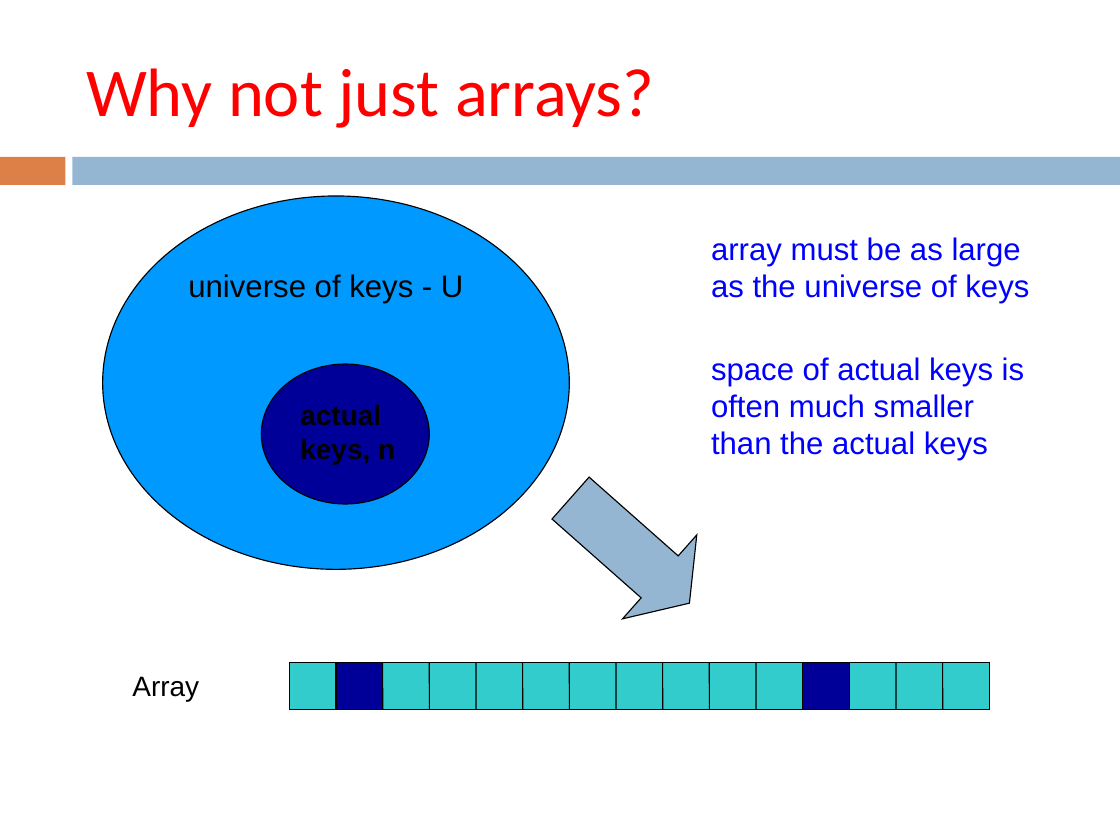
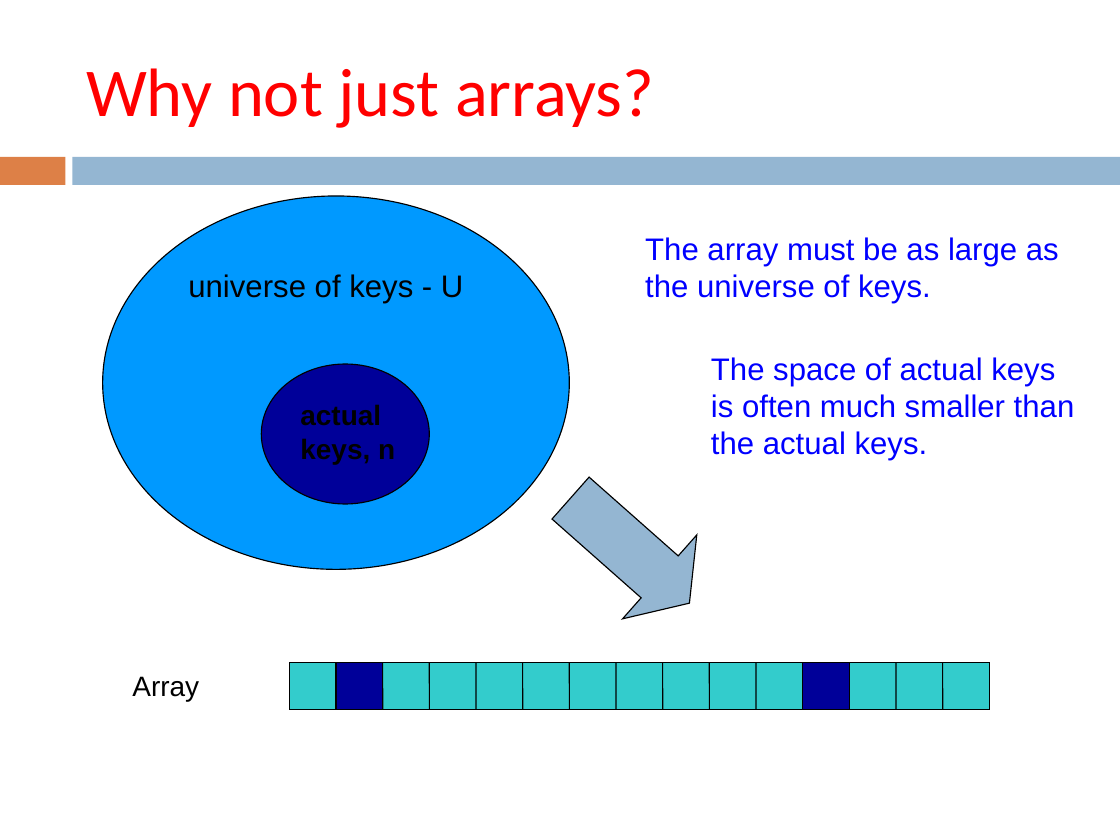
Before and after one commit to Collins-kariuk/Algorithms, a slide deck: slide 11 of Lectures/Lecture 16_Hashtables.pptx (slide 12 before the commit). Drawn at 1120x840 pixels with LibreOffice and Linux fonts; fonts in the diff are those of the drawing. Boxes give left, top, right and bottom in pixels: in the first picture for what was removed or moved away, otherwise in the second. Text is boxed around its words. In the diff, an @@ line names an element or a change of style, - is before the commit and + after.

```diff
--- a/Lectures/Lecture 16_Hashtables.pptx
+++ b/Lectures/Lecture 16_Hashtables.pptx
@@ text at bbox=[645, 237, 1059, 304]: text changed @@
-array must be as large as the universe of keys
+The array must be as large as the universe of keys.
@@ text at bbox=[711, 357, 1075, 461]: text changed @@
-space of actual keys is often much smaller than the actual keys
+The space of actual keys is often much smaller than the actual keys.
```
Also in this commit, not shown: 24 other slides changed, 1 slide removed.
